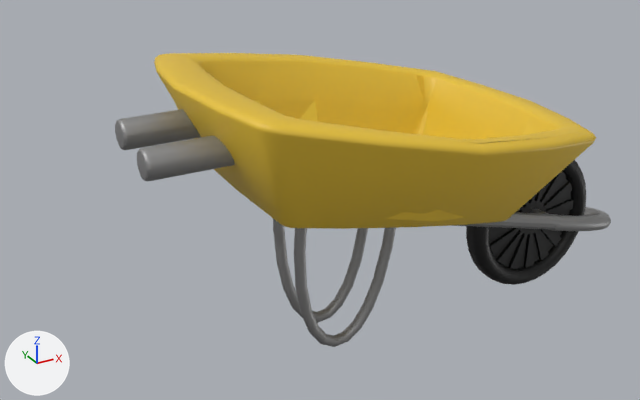
The glTF model modelos/Carretillo.glb, before and after one commit.
Before and after are seen from a 50 mm lens placed at (-1.31, -2.5, 1.81), pointed at (0.13, 0.11, 0.5). Lighting does not change. The marker at lower left points along +X, +Y and +Z. The picture after the commit comes second. Where no turn or scale is listed for an object, it has been applied to the vertices.
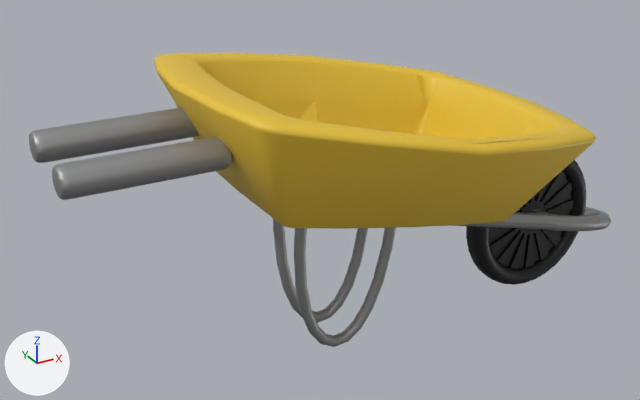
Commit message: Carretillo
Se modificó el carretillo sin bugs y otros cambios.

Boxes (x1, y1, x2, y2) around the edits, measured in the pictures (640 x 400 px):
'Cylinder.009', moved, rescaled
    before: (137, 135, 235, 181)
    after: (52, 137, 232, 200)
'Cylinder', moved, rescaled
    before: (115, 109, 201, 150)
    after: (29, 107, 200, 163)

Edits to the bpy script that builds the scene:
```text
Change ob_cylinder:
    ob_cylinder.location: (-0.416, 0.159, 0.856) -> (-0.556, 0.176, 0.856)
    ob_cylinder.scale: (0.526, 0.526, 0.701) -> (0.526, 0.594, 1.27)
Change ob_cylinder_009:
    ob_cylinder_009.location: (-0.432, -0.107, 0.847) -> (-0.585, -0.124, 0.847)
    ob_cylinder_009.scale: (0.526, 0.526, 0.701) -> (0.526, 0.594, 1.15)
```
